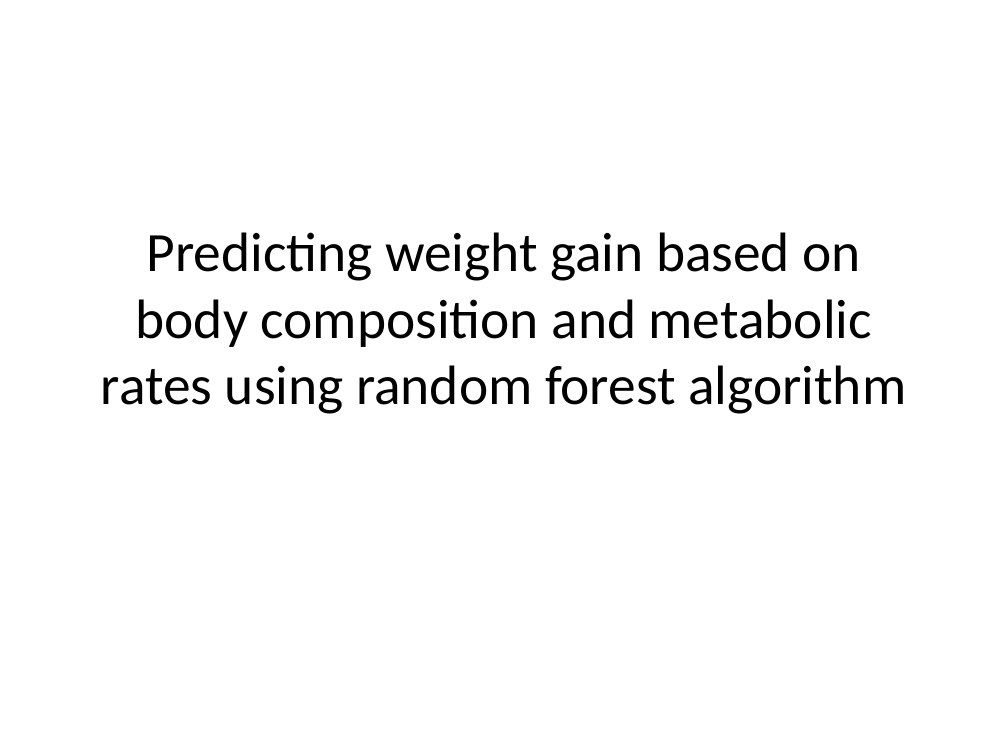
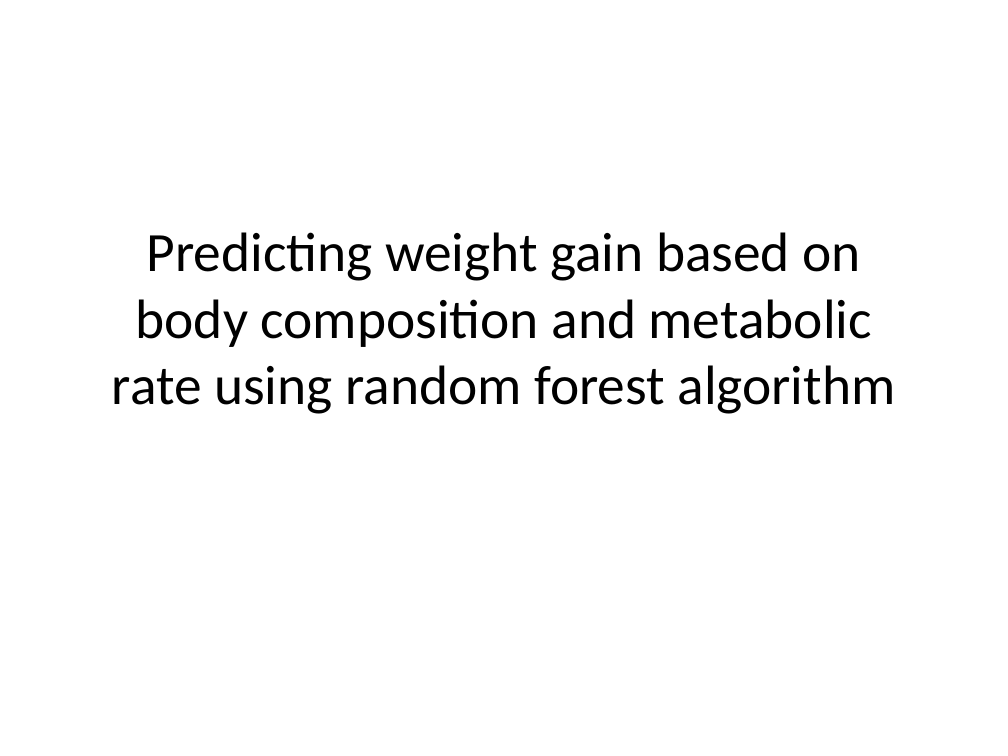
Before and after one commit to BridgesLab/PredictorsDietInducedObesity, a slide deck: slide 1 of ResultsSlides.pptx. Drawn at 1008x756 pixels with LibreOffice and Linux fonts; fonts in the diff are those of the drawing. Boxes give left, top, right and bottom in pixels: in the first picture for what was removed or moved away, otherwise in the second. Text is boxed around its words. In the diff, an @@ line names an element or a change of style, - is before the commit and + after.

```diff
--- a/ResultsSlides.pptx
+++ b/ResultsSlides.pptx
@@ title at (112, 232, 895, 414): text changed @@
-Predicting weight gain based on body composition and metabolic rates using random forest algorithm
+Predicting weight gain based on body composition and metabolic rate using random forest algorithm
```
Also in this commit, not shown: 1 other slide changed, 13 slides added, 6 slides removed.
